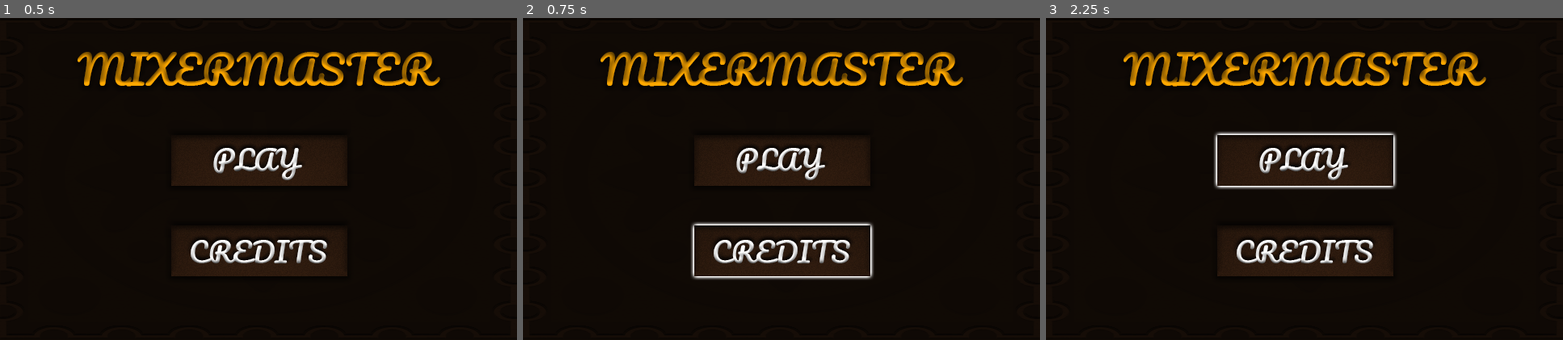
Above: before the commit, frames 1-3 (left to right).
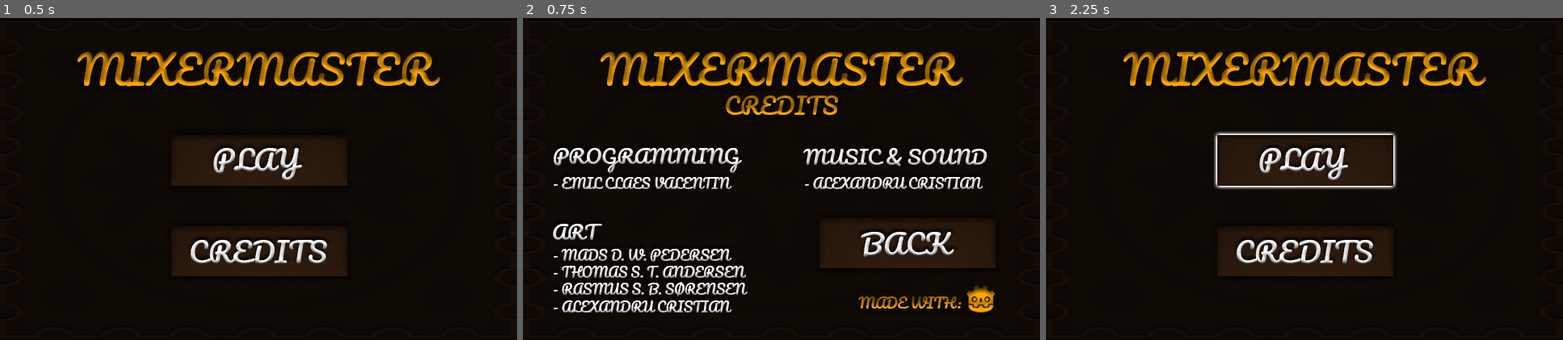
Above: after the commit, the same moments.

Repository: AtomicPotatoEmil/CreateJamFall2020
Game: Godot game, scene res://StartMenu/StartMenu.tscn
Two runs of this game, one before a commit and one after it. Both use one fixed random seed, a clock stepped at 60 frames per second and the inputs below.
Inputs (mouse positions are in pixels of both pictures, inside the frame that each line leads up to):
- Up to frame 1 (0.5 s): no input
- Up to frame 2 (0.75 s): click (781, 249) at 0.5 s
- Up to frame 3 (2.25 s): click (1433, 243) at 1.27 s; click (1304, 159) at 2 s

Frame 1 is identical in both runs. In frame 2, 17% of the frame differs, in the area x 5-92%, y 24-92%; in frame 3, nothing differs.

Commit message:
Finished Start Menu
Finished the start menu scene

Diff:
--- a/CreateJamFall2020/StartMenu/StartMenu.gd
+++ b/CreateJamFall2020/StartMenu/StartMenu.gd
@@ -3,11 +3,21 @@
 
 func _ready():
 	$AudioStreamPlayer.play()
+	$CreditScreen.hide()
+	$Back.hide()
 	pass
 
 func _on_Play_pressed():
-	pass # Replace with function body.
+	pass
 
 
 func _on_Credits_pressed():
-	pass # Replace with function body.
+	$CreditScreen.show()
+	$Back.show()
+	pass
+
+
+func _on_Back_pressed():
+	$CreditScreen.hide()
+	$Back.hide()
+	pass
--- a/CreateJamFall2020/StartMenu/StartMenu.tscn
+++ b/CreateJamFall2020/StartMenu/StartMenu.tscn
@@ -7,6 +7,9 @@
 [ext_resource path="res://StartMenu/assets/play-knap-h.png" type="Texture" id=5]
 [ext_resource path="res://StartMenu/StartMenu.gd" type="Script" id=6]
 [ext_resource path="res://StartMenu/assets/Menu Music.wav" type="AudioStream" id=7]
+[ext_resource path="res://StartMenu/assets/Credit_Screen.png" type="Texture" id=8]
+[ext_resource path="res://StartMenu/assets/Back-h.png" type="Texture" id=9]
+[ext_resource path="res://StartMenu/assets/Back.png" type="Texture" id=10]
 
 [node name="StartMenu" type="Control"]
 anchor_right = 1.0
@@ -16,7 +19,7 @@
 "_edit_use_anchors_": false
 }
 
-[node name="Sprite" type="Sprite" parent="."]
+[node name="bg" type="Sprite" parent="."]
 texture = ExtResource( 1 )
 centered = false
 
@@ -41,5 +44,21 @@
 
 [node name="AudioStreamPlayer" type="AudioStreamPlayer" parent="."]
 stream = ExtResource( 7 )
+
+[node name="CreditScreen" type="Sprite" parent="."]
+texture = ExtResource( 8 )
+centered = false
+
+[node name="Back" type="TextureButton" parent="."]
+margin_left = 356.488
+margin_top = 236.455
+margin_right = 597.488
+margin_bottom = 322.455
+texture_normal = ExtResource( 10 )
+texture_hover = ExtResource( 9 )
+__meta__ = {
+"_edit_use_anchors_": false
+}
 [connection signal="pressed" from="Play" to="." method="_on_Play_pressed"]
 [connection signal="pressed" from="Credits" to="." method="_on_Credits_pressed"]
+[connection signal="pressed" from="Back" to="." method="_on_Back_pressed"]
Not shown: 1 places in CreateJamFall2020/StartMenu/StartMenu.tscn that only renumber resources
Binary file added: CreateJamFall2020/StartMenu/assets/Back-h.png
Not shown, added: CreateJamFall2020/StartMenu/assets/Back-h.png.import
Binary file added: CreateJamFall2020/StartMenu/assets/Back.png
Not shown, added: CreateJamFall2020/StartMenu/assets/Back.png.import
Binary file added: CreateJamFall2020/StartMenu/assets/Credit_Screen.png
Not shown, added: CreateJamFall2020/StartMenu/assets/Credit_Screen.png.import
Not shown, added: CreateJamFall2020/export_presets.cfg
